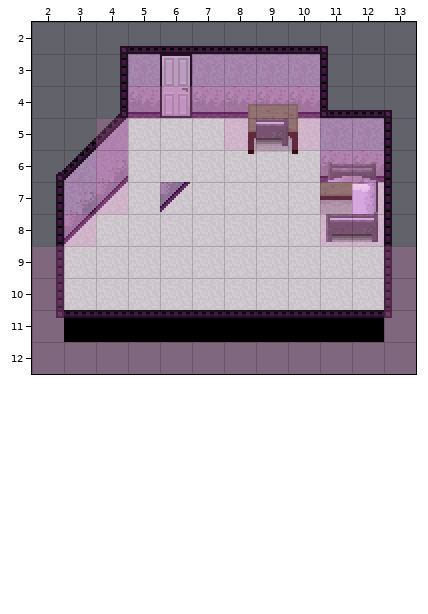
Level history. Tiled map: res/maps/dream_bedroom.tmx. Above, as it was before the edit.
Cells are 16x16 px. Shown: x 2..13, y 2..12.
And afterwards:
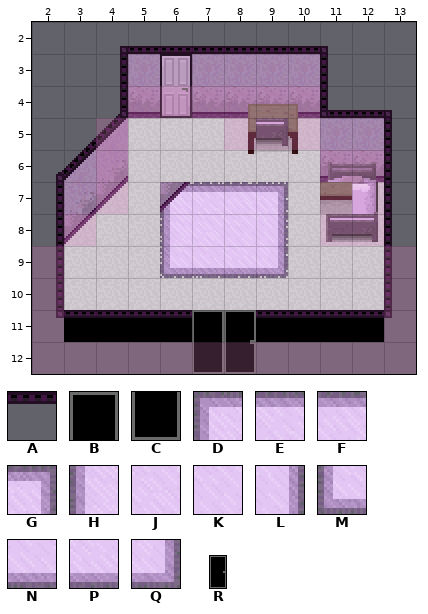
Key: from "bedroom": A 25, B 59, C 67, D 72, E 73, F 74, G 75, H 80, J 81, K 82, L 83, M 88, N 89, P 90, Q 91; from "bedroom_sliding_door": R 0.
_ is an empty cell, . an unchanged one.
Objects are placed by their top-left corner, in cells (3,4 is the top-left corner of cell 3,4); size is 1x1 cell unless given.
The edit:
--- layer "props"
@@ x 6..9 @@
- 7 ____
- 8 ____
- 9 ____
+ 7 DEFG
+ 8 HJKL
+ 9 MNPQ
--- layer "frame"
@@ x 7..8 @@
-11 AA
-12 _.
+11 B_
+12 C.
--- layer "entities"
+R at 8,11 size 1x2
